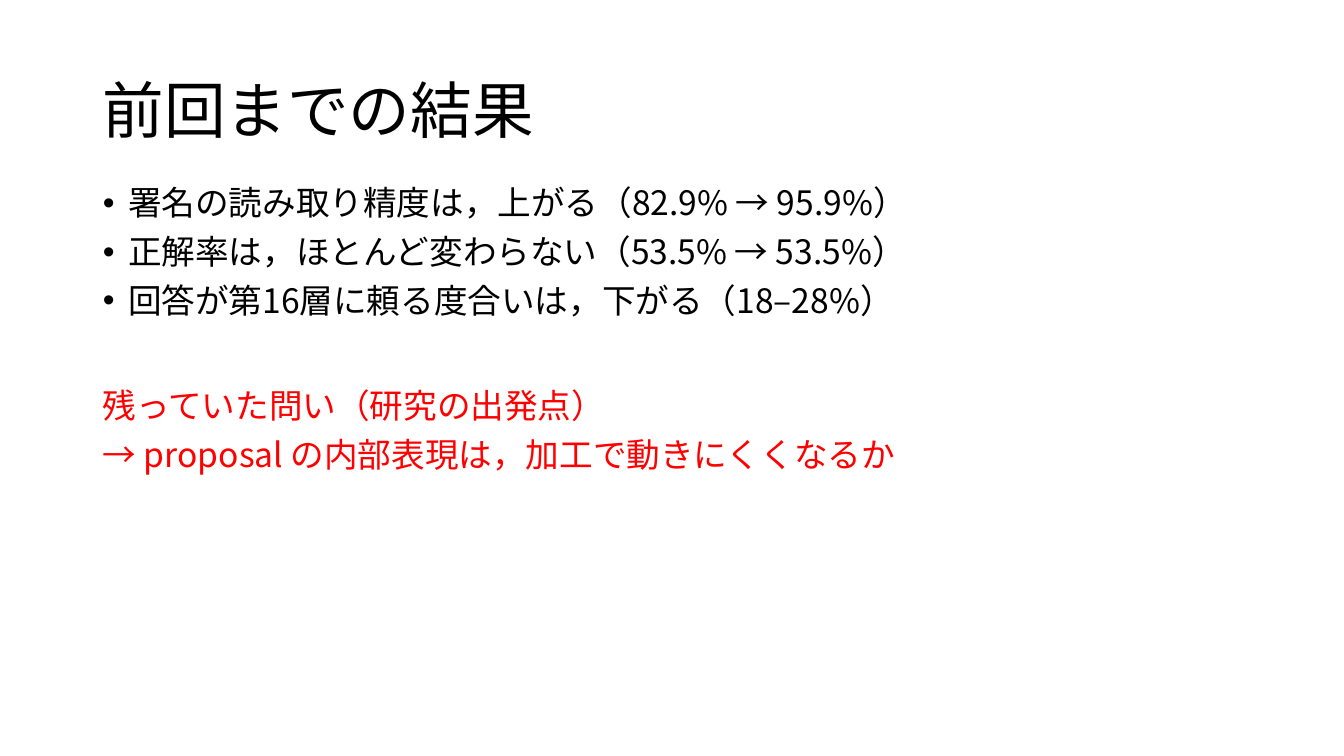
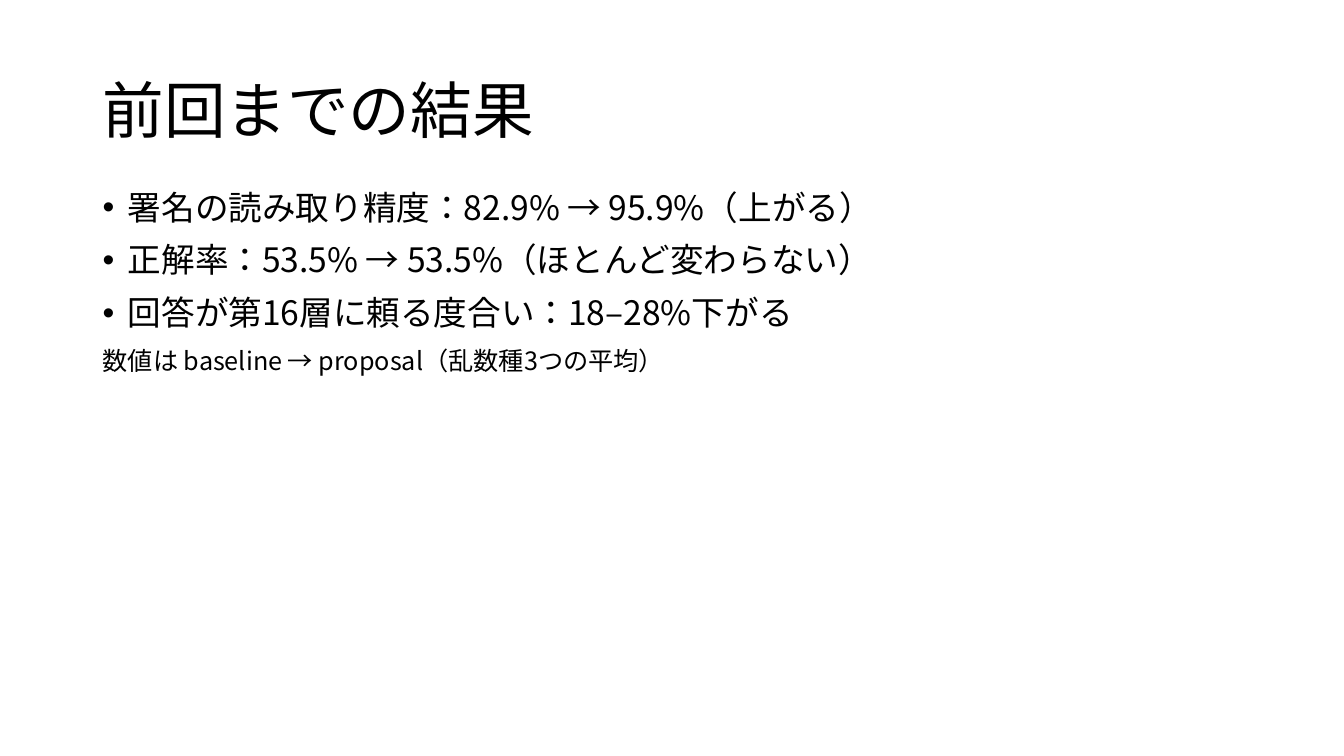
Before and after one commit to tomoking2004/cotar, a slide deck: slide 2 of presentations/20261030_進捗報告.pptx (slide 3 before the commit). Drawn at 1344x756 pixels with LibreOffice and Linux fonts; fonts in the diff are those of the drawing. Boxes give left, top, right and bottom in pixels: in the first picture for what was removed or moved away, otherwise in the second. Text is boxed around its words. In the diff, an @@ line names an element or a change of style, - is before the commit and + after.

```diff
--- a/presentations/20261030_進捗報告.pptx
+++ b/presentations/20261030_進捗報告.pptx
@@ text at bbox=[103, 191, 873, 376]: text changed @@
-• 署名の読み取り精度は，上がる（82.9% → 95.9%）
-• 正解率は，ほとんど変わらない（53.5% → 53.5%）
-• 回答が第16層に頼る度合いは，下がる（18–28%）
-残っていた問い（研究の出発点）
-→ proposal の内部表現は，加工で動きにくくなるか
+• 署名の読み取り精度：82.9% → 95.9%（上がる）
+• 正解率：53.5% → 53.5%（ほとんど変わらない）
+• 回答が第16層に頼る度合い：18–28%下がる
+数値は baseline → proposal（乱数種3つの平均）
```
Also in this commit, not shown: 16 other slides changed, 3 slides added, 1 slide removed, 1 other file.
